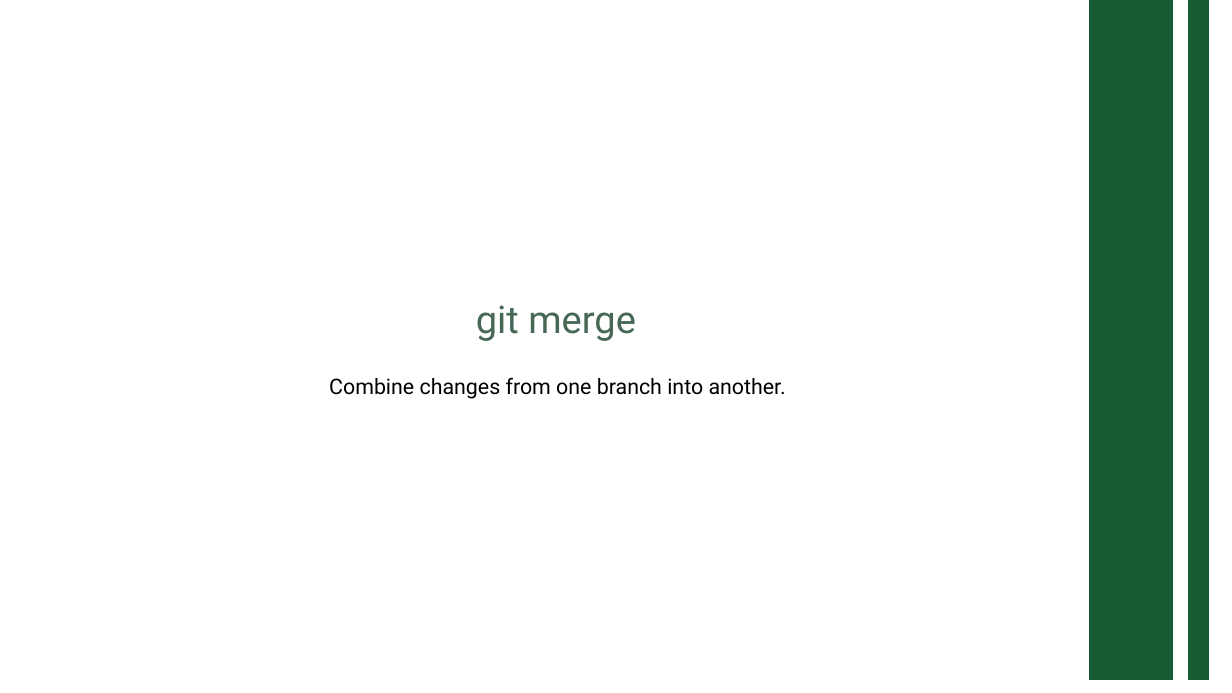
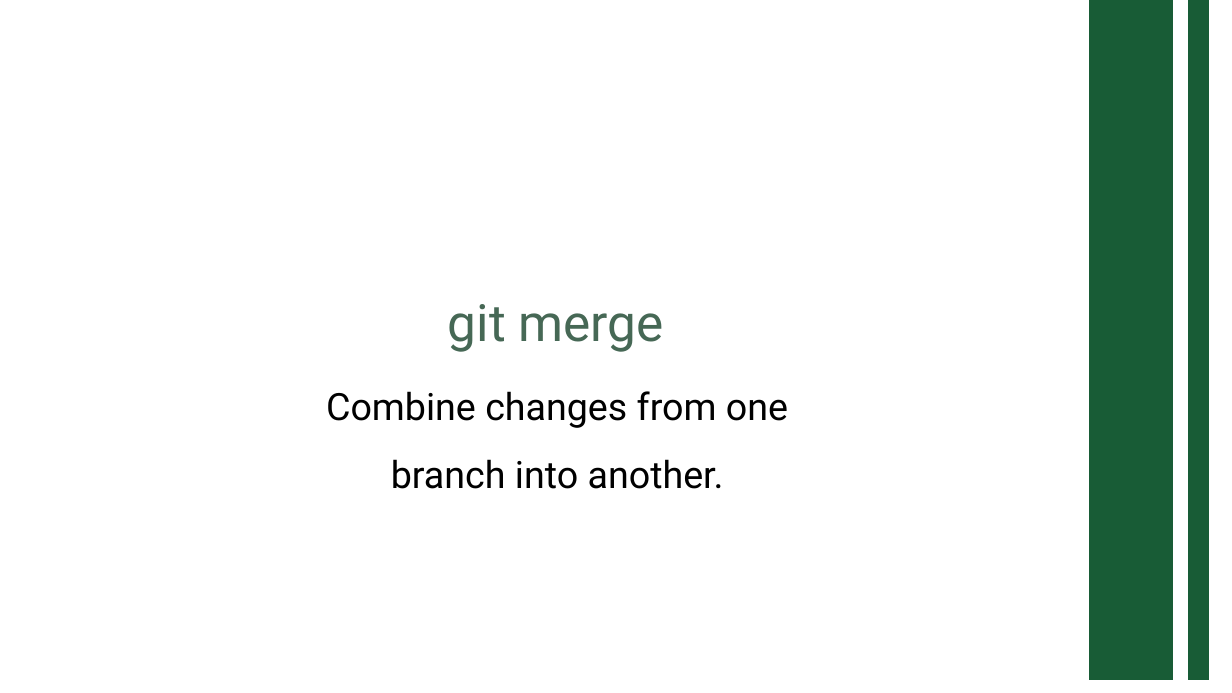
Before and after one commit to shashanth-devappsys/git-training, a slide deck: slide 9 of git_presentation.pptx. Drawn at 1232x693 pixels with LibreOffice and Linux fonts; fonts in the diff are those of the drawing. Boxes give left, top, right and bottom in pixels: in the first picture for what was removed or moved away, otherwise in the second. Text is boxed around its words. In the diff, an @@ line names an element or a change of style, - is before the commit and + after.

Commit message:
updated font size

```diff
--- a/git_presentation.pptx
+++ b/git_presentation.pptx
@@ text "git merge" at [448,304,664,352]: size 44.5 to 60 pt @@
@@ text "Combine changes from one branch ..." at [326,391,788,489]: size 25 to 44 pt @@
```
Also in this commit, not shown: 12 other slides changed.
